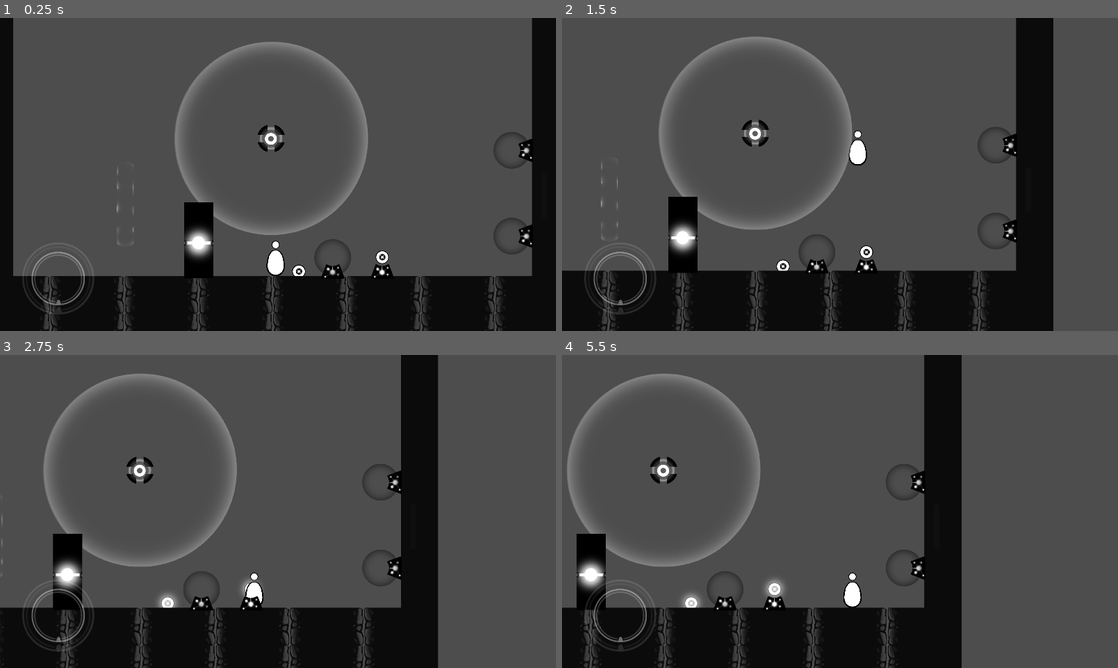
Above: before the commit, frames 1-4 (two rows, left to right).
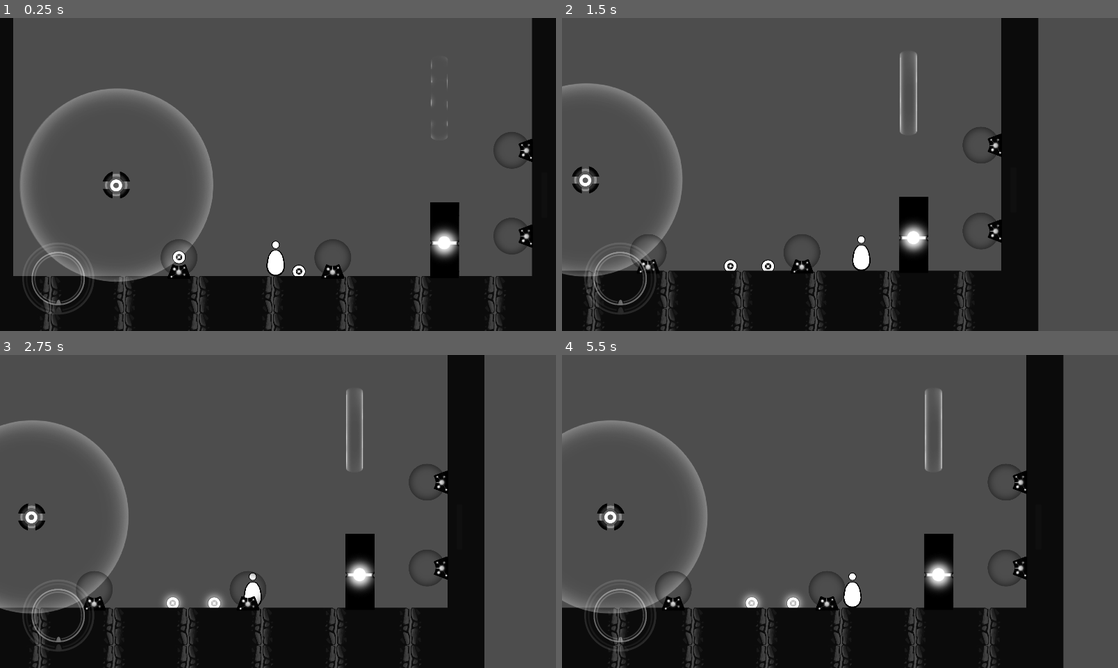
Above: after the commit, the same moments.

Repository: Lukko-Digital/upwell
Game: Godot game, scene res://src/levels/sandbox.tscn
The game is run twice, just before and just after one commit, with the same random seed, the same clock (stepped at 60 frames per second) and the same inputs.
Inputs (mouse positions are in pixels of both pictures, inside the frame that each line leads up to):
- Up to frame 1 (0.25 s): no input
- Up to frame 2 (1.5 s): move the mouse to (962, 158) at 0.52 s; hold Shift (orbit) 0.53-1.28 s; hold D (right) from 0.53 s (still down); click (962, 158) at 0.67 s; tap Space (jump) at 0.77 s; move the mouse to (728, 190) at 1.27 s; tap E (interact) at 1.35 s
- Up to frame 3 (2.75 s): tap Space (jump) at 1.52 s; tap Shift (orbit) at 1.55 s; move the mouse to (333, 442) at 2.02 s; release D (right) at 2.03 s; hold A (left) from 2.03 s (still down); hold Shift (orbit) from 2.03 s (still down)
- Up to frame 4 (5.5 s): move the mouse to (812, 574) at 2.77 s; release A (left) at 2.78 s; release Shift (orbit) at 2.78 s; hold D (right) 2.78-4.28 s; click (812, 574) at 2.85 s; tap Space (jump) at 3.02, 3.77, 4.52 s; tap Shift (orbit) at 3.05, 4.55 s; move the mouse to (1006, 558) at 3.52 s; hold Shift (orbit) 3.53-4.28 s; move the mouse to (673, 464) at 4.27 s; hold A (left) 4.28-5.03 s; tap E (interact) at 4.35 s; move the mouse to (867, 511) at 5.02 s; hold D (right) from 5.03 s (still down); hold Shift (orbit) from 5.03 s (still down); click (867, 511) at 5.17 s

The runs differ from the first frame. In frame 1, 7.5% of the frame differs, in the area x 3-83%, y 7-85%; in frame 2, 16%; in frame 3, 23%; in frame 4, 23%, in the area x 0-91%, y 0-100%.

Commit message:
clicker becomes catchable when leaving ag, only leaves when shift first pressed

Diff:
--- a/src/clicker/clicker.tscn
+++ b/src/clicker/clicker.tscn
@@ -82,3 +82,4 @@
 shape = SubResource("CircleShape2D_4ik21")
 
 [connection signal="area_entered" from="HolderDetector" to="." method="_on_holder_detector_area_entered"]
+[connection signal="area_exited" from="HolderDetector" to="." method="_on_holder_detector_area_exited"]
--- a/src/clicker/clicker_body.gd
+++ b/src/clicker/clicker_body.gd
@@ -16,6 +16,7 @@
 	var gravity_state: GravitizedComponent.GravityState = handle_artificial_gravity(delta)
 	if gravity_state == GravitizedComponent.GravityState.ORBIT:
 		gravity_scale = 0
+		handle_leave_clicker()
 	else:
 		gravity_scale = 1
 
@@ -38,6 +39,10 @@
 	else:
 		glow_sprite.hide()
 
+func handle_leave_clicker():
+	if Input.is_action_just_pressed("orbit") and holder_owned_by != null:
+		holder_owned_by.drop_clicker()
+
 func return_to_home():
 	# Bump existing clicker
 	if home_holder.has_clicker() and home_holder.owned_clicker != self:
@@ -55,3 +60,7 @@
 		return
 
 	area.owned_clicker = self
+
+func _on_holder_detector_area_exited(area: Area2D) -> void:
+	if area is ClickerHolder:
+		catchable = true
--- a/src/levels/sandbox.tscn
+++ b/src/levels/sandbox.tscn
@@ -57,10 +57,9 @@
 [node name="ClickerHolder" parent="." instance=ExtResource("5_iwbtf")]
 position = Vector2(415, -28)
 starts_with_clicker = false
-is_catcher = true
 
 [node name="OrbitAG" parent="." instance=ExtResource("5_nm78b")]
-position = Vector2(-10, -950)
+position = Vector2(-1079, -628)
 
 [node name="CollisionShape2D" type="CollisionShape2D" parent="OrbitAG"]
 position = Vector2(0, -2)
@@ -83,23 +82,20 @@
 
 [node name="ClickerHolder" parent="TimedMultiReceiver" instance=ExtResource("5_iwbtf")]
 starts_with_clicker = false
-is_catcher = true
 
 [node name="ClickerHolder2" parent="TimedMultiReceiver" instance=ExtResource("5_iwbtf")]
 position = Vector2(-592, 0)
 starts_with_clicker = false
-is_catcher = true
 
 [node name="ClickerBody" parent="." node_paths=PackedStringArray("home_holder") instance=ExtResource("9_0e2kt")]
 position = Vector2(181, -41)
 home_holder = NodePath("../ClickerHolder")
 
 [node name="ClickerHolder2" parent="." instance=ExtResource("5_iwbtf")]
-position = Vector2(757, -28)
-is_catcher = false
+position = Vector2(-647, -28)
 
 [node name="Door" parent="." node_paths=PackedStringArray("power_multi") instance=ExtResource("10_0bgab")]
-position = Vector2(-510, -248)
+position = Vector2(1187, -248)
 power_multi = NodePath("../TimedMultiReceiver")
 
 [node name="PoweredBlocker" type="Node2D" parent="." node_paths=PackedStringArray("blocker", "power_holder")]
@@ -109,7 +105,7 @@
 negative_relationship = true
 
 [node name="ClickerBlocker" parent="PoweredBlocker" instance=ExtResource("8_a7kg3")]
-position = Vector2(-1018, -496)
+position = Vector2(1151, -1228)
 
 [node name="CollisionShape2D" type="CollisionShape2D" parent="PoweredBlocker/ClickerBlocker"]
 shape = SubResource("CapsuleShape2D_nghfi")
